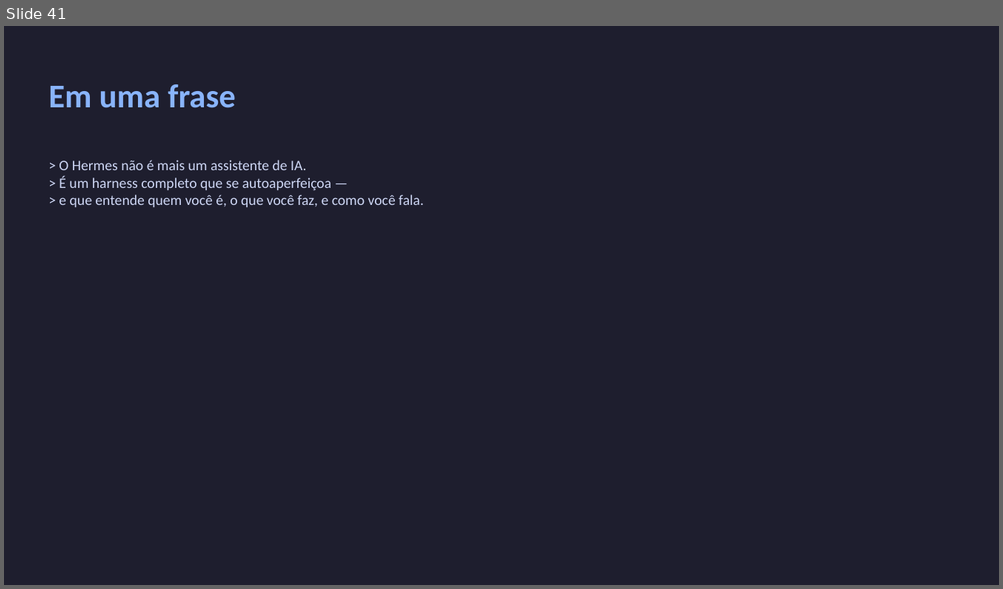
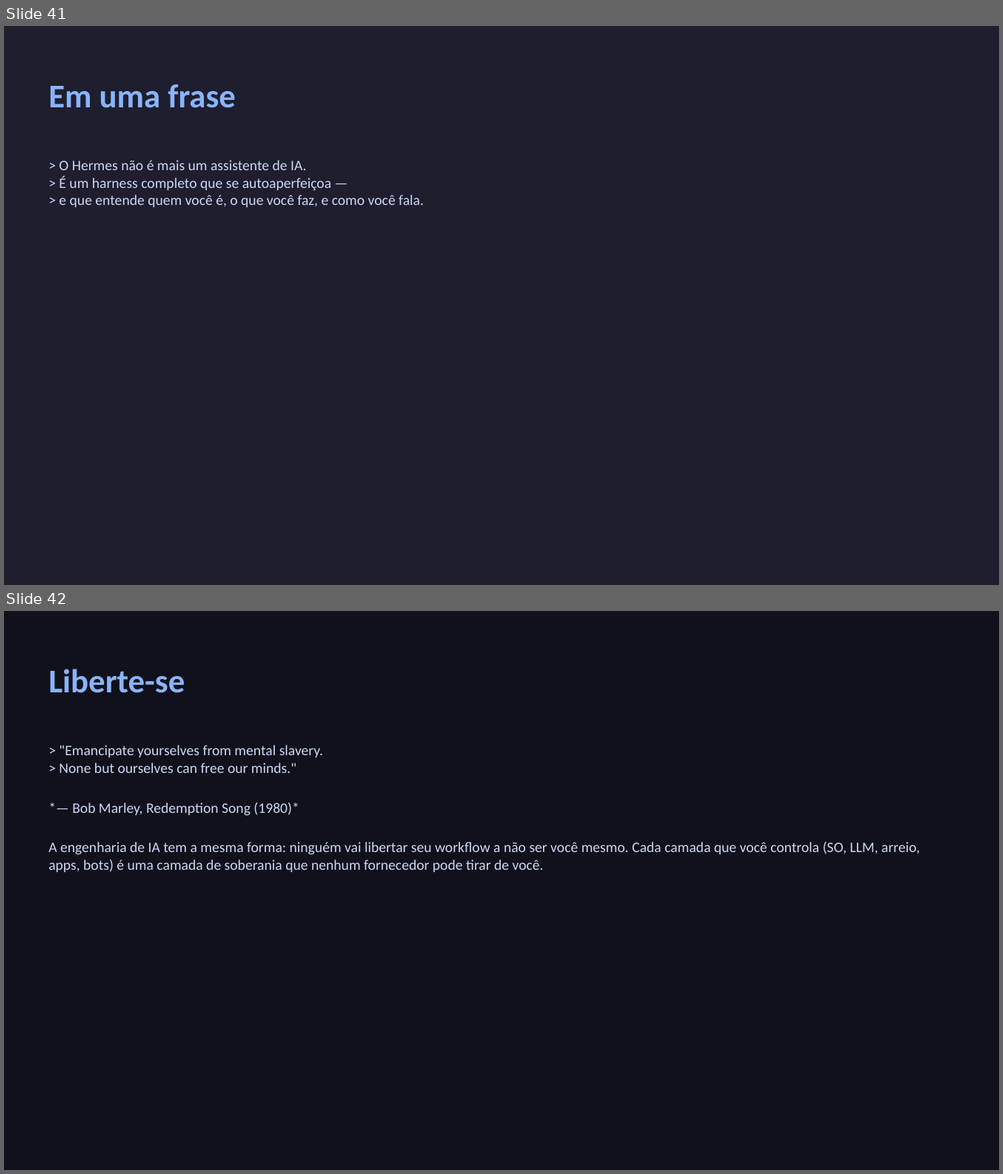
Before and after one commit to neylemkeunesp/arreios-digitais-v2, a slide deck: arreios-digitais-v2-dark.pptx. Shown one above the other, each under a label of ours: slide 41 before the commit, slides 41 and 42 after it. The pictures are 1003x589 and 1003x1174 pixels, drawn with LibreOffice and Linux fonts; fonts in the diff are those of the drawing. Boxes give left, top, right and bottom in pixels: in the first picture for what was removed or moved away, otherwise in the second. Text is boxed around its words. In the diff, an @@ line names an element or a change of style, - is before the commit and + after.

```diff
--- a/arreios-digitais-v2-dark.pptx
+++ b/arreios-digitais-v2-dark.pptx
@@ slide 42 added at [4, 611, 999, 1170], background #FFFFFF @@
@@ rectangle added at [4, 611, 999, 1170], fill #11111B @@
@@ text added at [48, 669, 185, 693], 32 pt, text #89B4FA, bold @@
+Liberte-se
@@ text added at [48, 745, 919, 872], 14 pt, text #CDD6F4 @@
+> "Emancipate yourselves from mental slavery.
+> None but ourselves can free our minds."
+*— Bob Marley, Redemption Song (1980)*
+A engenharia de IA tem a mesma forma: ninguém vai libertar seu workflow a não ser você mesmo. Cada camada que você controla (SO, LLM, arreio, apps, bots) é uma camada de soberania que nenhum fornecedor pode tirar de você.
```
Also in this commit, not shown: 2 slides changed, 7 other files.
